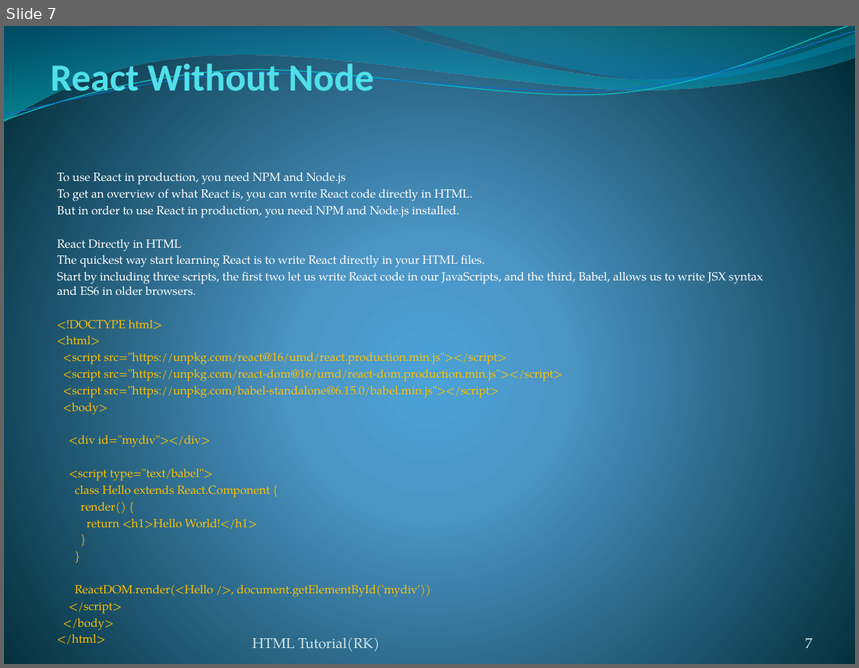
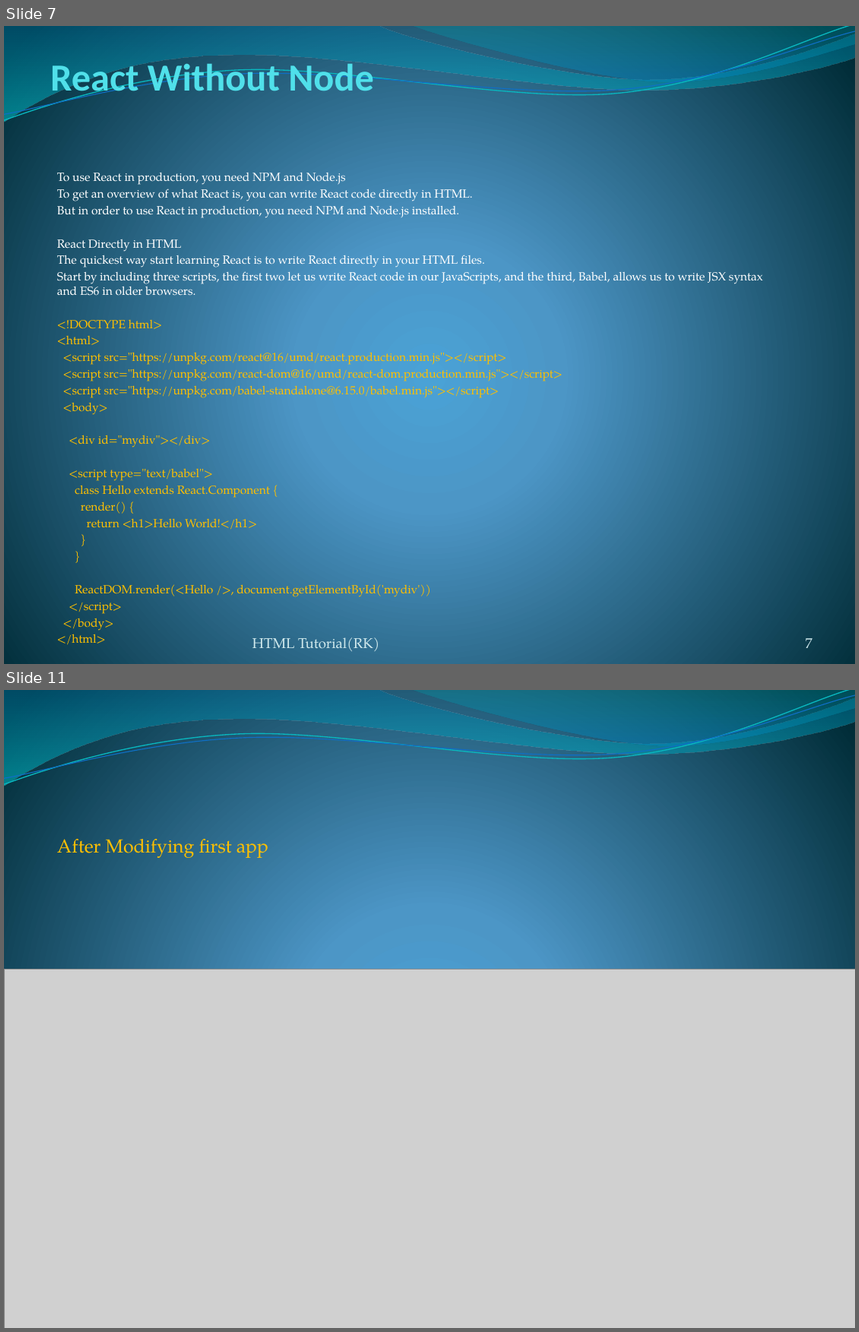
Before and after one commit to rakeshpriyad/tutorial-react-html-css-js-java, a slide deck: React.pptx. Shown one above the other, each under a label of ours: slide 7 before the commit, slides 7 and 11 after it; the slides between them are not shown. The pictures are 859x668 and 859x1332 pixels, drawn with LibreOffice and Linux fonts; fonts in the diff are those of the drawing; grey boxes stand for pictures. Boxes give left, top, right and bottom in pixels: in the first picture for what was removed or moved away, otherwise in the second. Text is boxed around its words. In the diff, an @@ line names an element or a change of style, - is before the commit and + after.

```diff
--- a/React.pptx
+++ b/React.pptx
@@ slide 11 added at [4,690,855,1328], background gradient #4AA0D6 to #4C98C7 to #002C38; not listed: 4 template elements that a slide beside it also shows @@
@@ subtitle added at [57,839,268,858], 16 pt, text #FFC000 @@
+After Modifying first app
@@ picture added at [4,969,855,1328] @@
```
Also in this commit, not shown: 87 other slides added, 1 other file.
